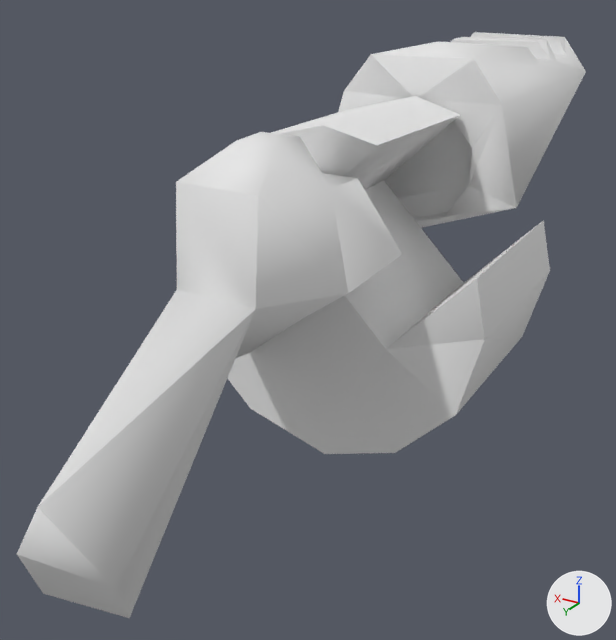
The Blender file qcde q2 tb.blend as it was, and as the next commit left it.
One viewpoint serves both versions: a 50 mm lens placed at (-6.66, 14.43, 5.32), pointed at (0.67, 2.2, -0.79). Lighting does not change. The marker at lower right points along +X, +Y and +Z. Both versions are drawn at frame 5 of the action 'Group.004Action.001'; the numbers are the values there.

Objects in the first picture: 'Group.002', 'Group.003', 'Group.004'.
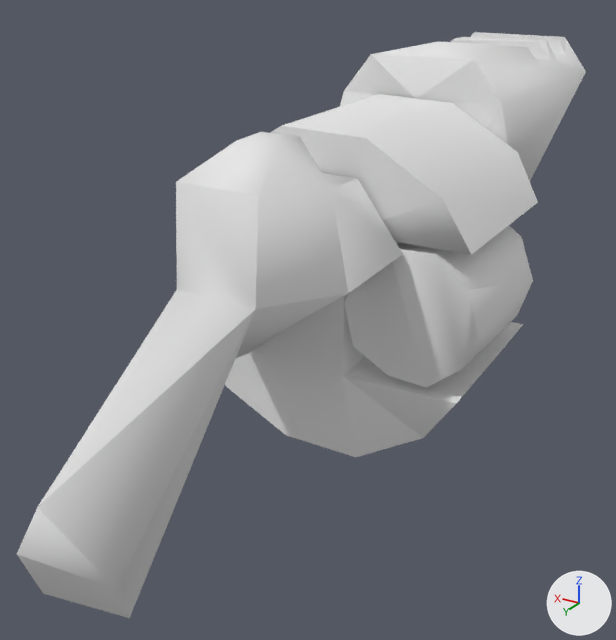
Changed parts and their boxes (x1, y1, x2, y2) in the pictures (616 x 640 px):
'Group.003', turned: before (227, 96, 550, 454); after (225, 94, 538, 457)
'Group.004', moved, turned: before (384, 121, 472, 217); after (344, 226, 533, 388)

The change, as a diff of the scene's bpy script:
```diff
--- a/qcde q2 tb.blend.py
+++ b/qcde q2 tb.blend.py
@@ ob_group_003 @@
 ob_group_003.location = (0.0, 0.0, 0.0)
-ob_group_003.rotation_euler = (1.571, -0.785, 0.0)  # degrees (90, -45, 0)
+ob_group_003.rotation_euler = (1.571, -1.571, 0.0)  # degrees (90, -90, 0)
@@ ob_group_004 @@
 ob_group_004 = bpy.data.objects.new('Group.004', me_group_043)
-ob_group_004.location = (0.0, -3.85, 0.0)
-ob_group_004.rotation_euler = (1.571, 0.0, 0.0)  # degrees (90, 0, 0)
+ob_group_004.location = (0.0, 0.0, 0.0)
+ob_group_004.rotation_euler = (1.571, -1.571, 0.0)  # degrees (90, -90, 0)
```
